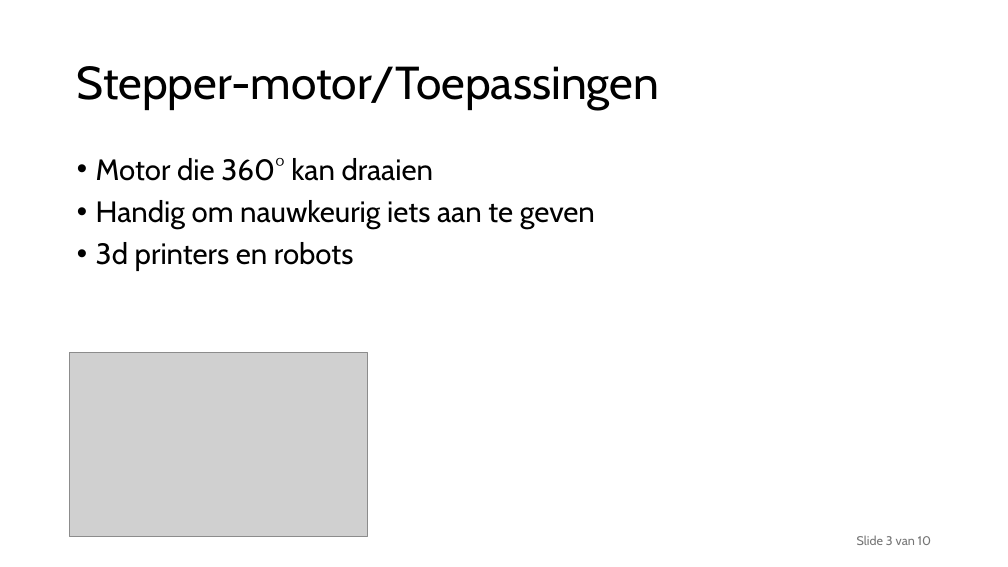
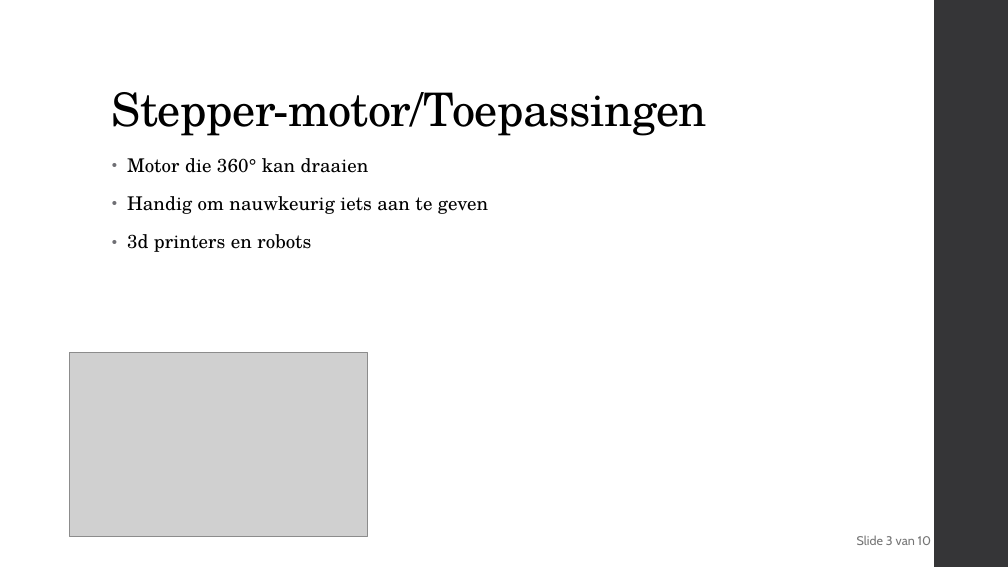
Before and after one commit to delamiro/Embedded-Stepper-Motor, a slide deck: slide 3 of docs/presentatie.odp. Drawn at 1008x567 pixels with LibreOffice and Linux fonts; fonts in the diff are those of the drawing; grey boxes stand for pictures. Boxes give left, top, right and bottom in pixels: in the first picture for what was removed or moved away, otherwise in the second. Text is boxed around its words. In the diff, an @@ line names an element or a change of style, - is before the commit and + after.

```diff
--- a/docs/presentatie.odp
+++ b/docs/presentatie.odp
@@ freeform shape added at box(934, 0, 1008, 567), fill #353537 @@
@@ title "Stepper-motor/Toepassingen": place and size @@
-title "Stepper-motor/Toepassingen" at box(77, 66, 660, 110)
+title "Stepper-motor/Toepassingen" at box(112, 92, 707, 136)
@@ title "Stepper-motor/Toepassingen" at box(112, 92, 707, 136): font Cabin to TeX Gyre Schola, letter spacing 0 to -0.5 pt; vertical alignment middle to bottom @@
@@ text "Motor die 360° kan draaien": place and size @@
-text "Motor die 360° kan draaien" at box(96, 158, 595, 271)
+text "Motor die 360° kan draaien" at box(127, 158, 488, 252)
@@ text "Motor die 360° kan draaien" at box(127, 158, 488, 252): size 28 to 18 pt, font Cabin to TeX Gyre Schola, letter spacing 0 to 0.1 pt; indent changed; line spacing 0.9 to 0.95; more space between paragraphs; bullet colour #000000 to #6F6F74 @@
```
Also in this commit, not shown: 9 other slides changed, 1 other file.
